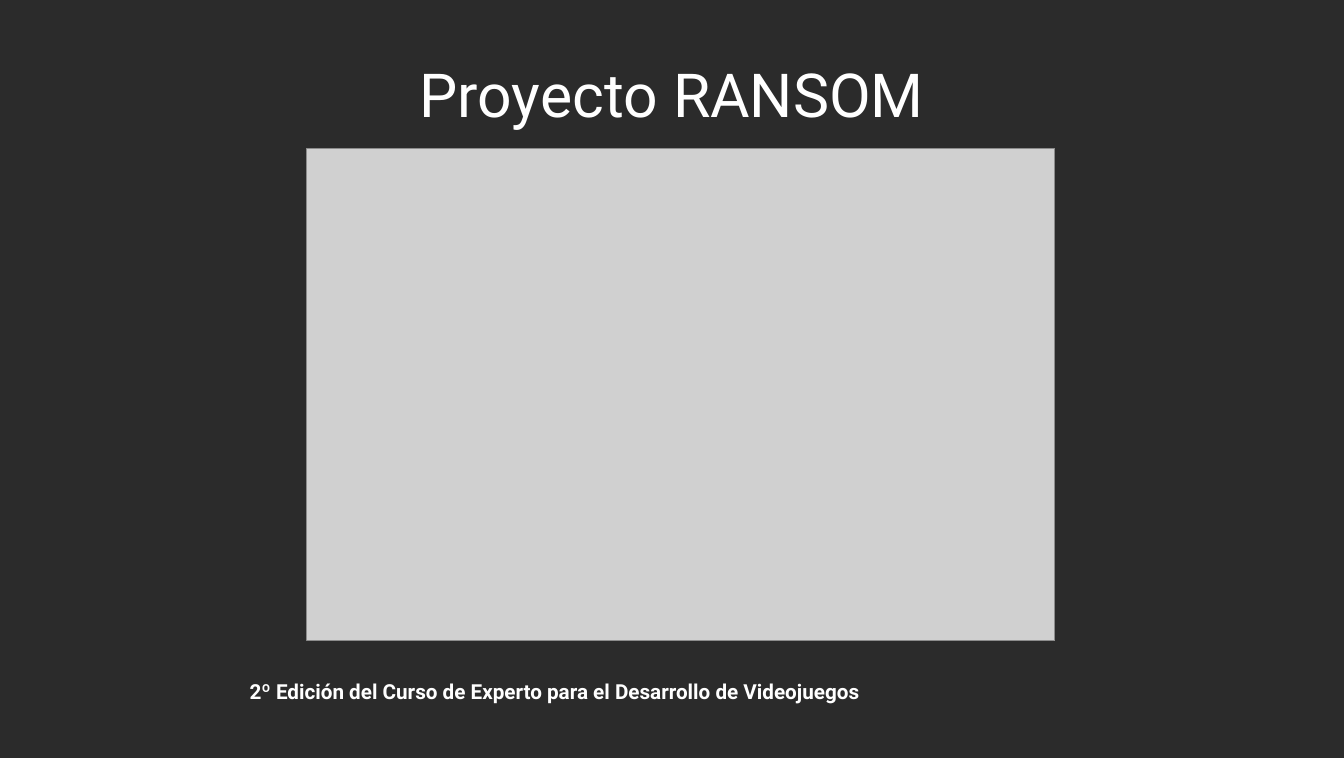
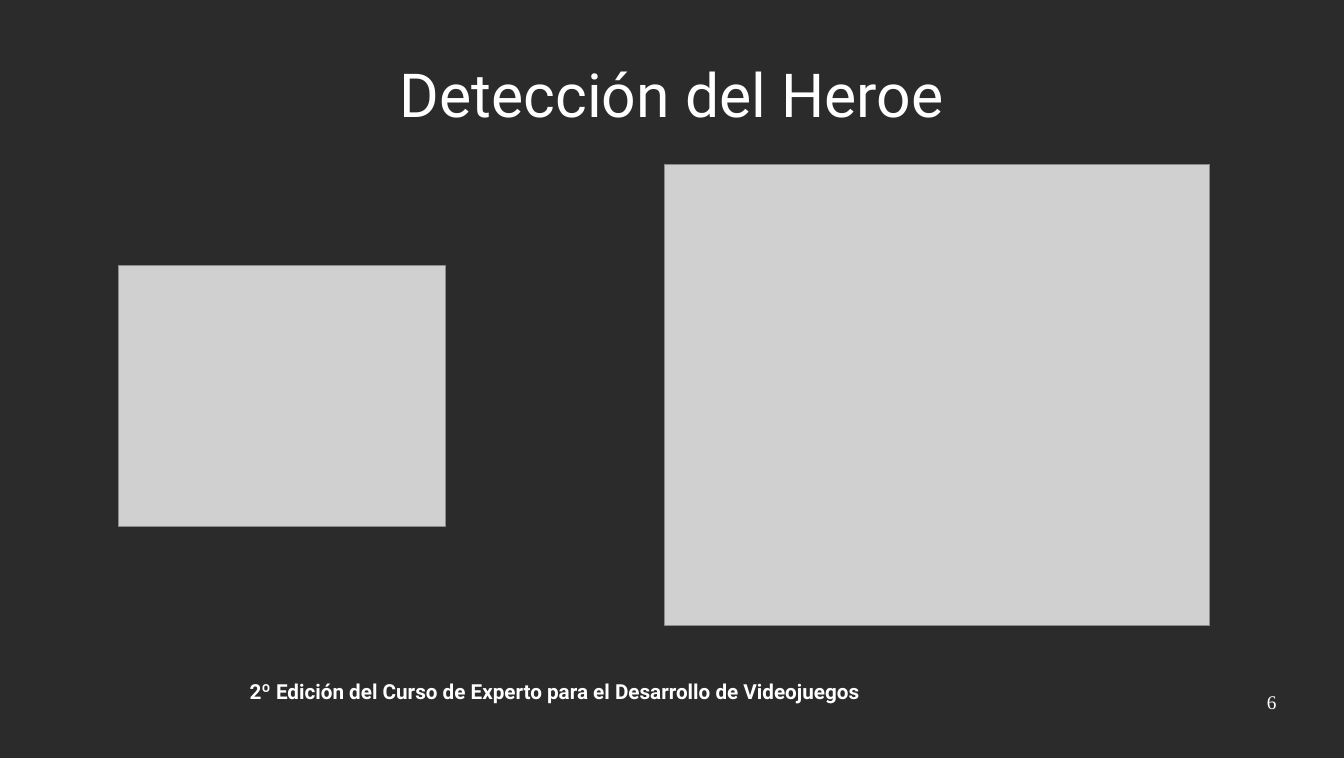
Before and after one commit to bievis/cedv-grupo4, a slide deck: slide 6 of ransom/doc/Presentacion/Presentacion.odp. Drawn at 1344x758 pixels with LibreOffice and Linux fonts; fonts in the diff are those of the drawing; grey boxes stand for pictures; background and template pictures are left out; a plain dark background stands for a picture behind light text. Boxes give left, top, right and bottom in pixels: in the first picture for what was removed or moved away, otherwise in the second. Text is boxed around its words. In the diff, an @@ line names an element or a change of style, - is before the commit and + after.

```diff
--- a/ransom/doc/Presentacion/Presentacion.odp
+++ b/ransom/doc/Presentacion/Presentacion.odp
@@ title at [400,71,943,118]: text changed @@
-Proyecto RANSOM
+Detección del Heroe
@@ picture: place and size @@
-picture at [307,149,1055,641]
+picture at [664,164,1210,624]
@@ picture added at [119,266,446,527] @@
@@ page number added at [1267,696,1277,709], 14 pt, text #FFFFFF @@
+6
```
Also in this commit, not shown: 10 other slides changed, 1 slide added, 1 slide removed.
